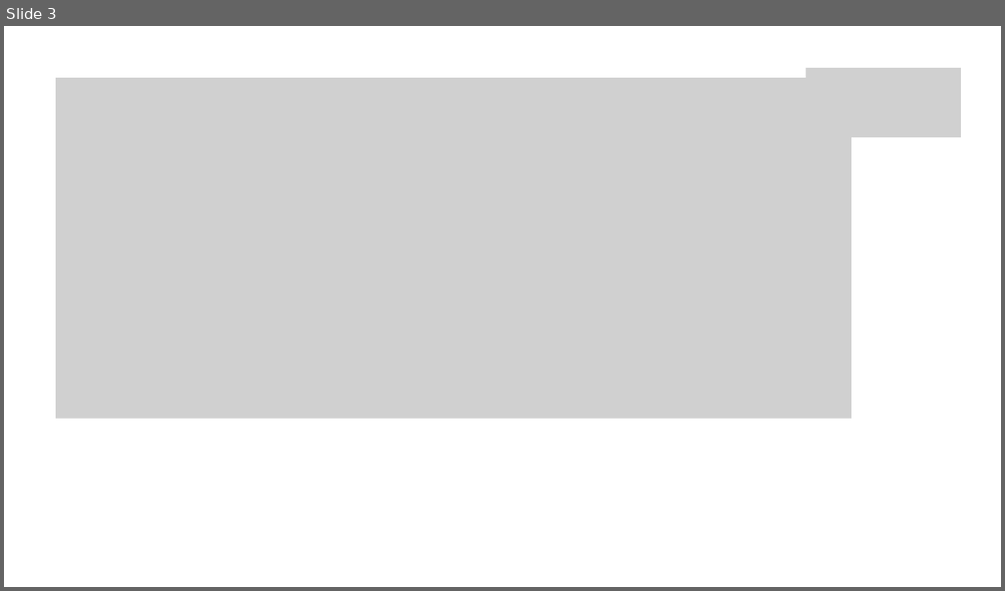
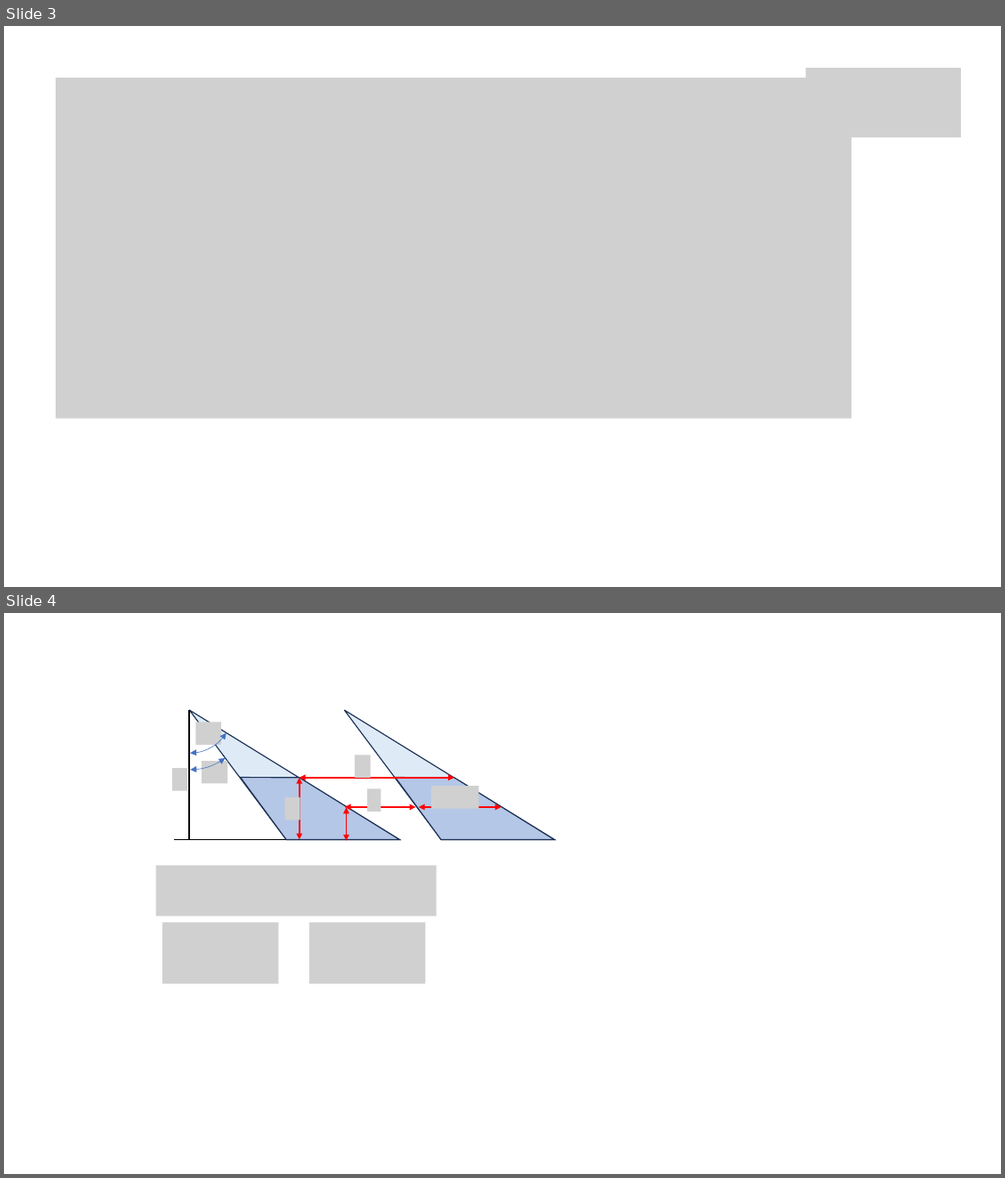
Before and after one commit to sxs735/waveguide_combiner_v1, a slide deck: think.pptx. Shown one above the other, each under a label of ours: slide 3 before the commit, slides 3 and 4 after it. The pictures are 1005x591 and 1005x1178 pixels, drawn with LibreOffice and Linux fonts; fonts in the diff are those of the drawing; grey boxes stand for pictures; background and template pictures are left out. Boxes give left, top, right and bottom in pixels: in the first picture for what was removed or moved away, otherwise in the second. Text is boxed around its words. In the diff, an @@ line names an element or a change of style, - is before the commit and + after.

Commit message:
20231227

```diff
--- a/think.pptx
+++ b/think.pptx
@@ slide 4 added at [4, 613, 1001, 1174], background #FFFFFF @@
@@ arc (boxed as its full ellipse) added at [130, 650, 250, 770], outline #4472C4 0.5 pt @@
@@ arc (boxed as its full ellipse) added at [146, 666, 233, 753], outline #4472C4 0.5 pt @@
@@ triangle added at [158, 710, 399, 890], fill #DEEBF7, outline #1E3256 1 pt @@
@@ line added from (189, 710) to (189, 840), #000000 1.5 pt @@
@@ triangle added at [314, 710, 555, 890], fill #DEEBF7, outline #1E3256 1 pt @@
@@ picture added at [195, 722, 221, 745] @@
@@ picture added at [172, 768, 187, 790] @@
@@ picture added at [202, 761, 227, 784] @@
@@ freeform shape added at [226, 751, 400, 891], fill #B4C7E7, outline #1E3256 1 pt @@
@@ picture added at [355, 755, 371, 778] @@
@@ freeform shape added at [380, 751, 555, 891], fill #B4C7E7, outline #1E3256 1 pt @@
@@ picture added at [285, 797, 300, 819] @@
@@ double arrow added from (299, 778) to (454, 778), #FF0000 1.5 pt @@
@@ double arrow added from (299, 778) to (299, 840), #FF0000 1.5 pt @@
@@ picture added at [367, 788, 380, 811] @@
@@ picture added at [431, 786, 479, 808] @@
@@ double arrow added from (345, 807) to (416, 807), #FF0000 1.5 pt @@
@@ double arrow added from (347, 807) to (347, 840), #FF0000 1.5 pt @@
@@ double arrow added from (419, 807) to (502, 807), #FF0000 1.5 pt @@
@@ line added from (174, 840) to (399, 840), #000000 1.5 pt @@
@@ picture added at [156, 865, 437, 916] @@
@@ picture added at [162, 923, 278, 984] @@
@@ picture added at [309, 923, 425, 984] @@
```
